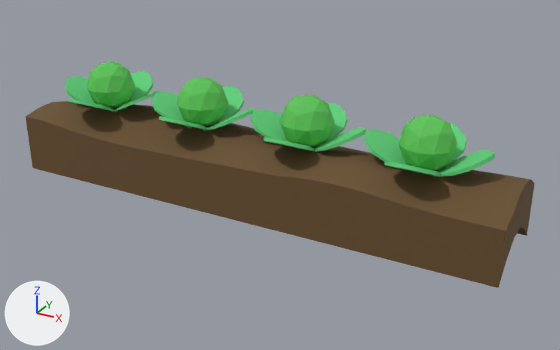
The FBX model Assets/Prefabs/3dModels/lettuce.FBX, before and after one commit.
Both versions are drawn from a camera (50 mm lens) standing at (2.32, -1.62, 1.67) and looking at (0.65, 1.4, 0.16). The lights are fixed; the arrows at lower left show +X, +Y and +Z. Where no turn or scale is listed for an object, it has been applied to the vertices.
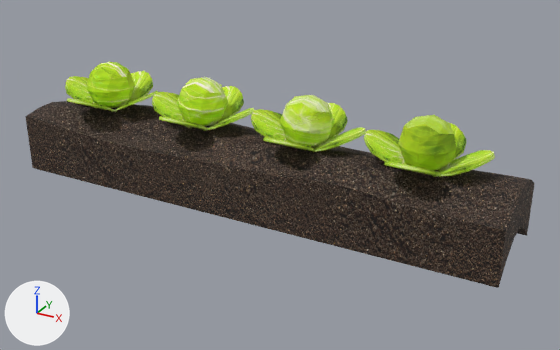
Boxes (x1, y1, x2, y2) around the edits, measured in the pictures (560 x 350 px):
'Box001', recoloured: (25, 101, 535, 288) in both
'GeoSphere003', recoloured: (398, 115, 457, 171) in both
'GeoSphere004', recoloured: (279, 95, 334, 147) in both
'GeoSphere005', recoloured: (177, 77, 228, 126) in both
'GeoSphere006', recoloured: (87, 62, 135, 108) in both
'Box016', recoloured: (364, 130, 407, 165) in both
'Box017', recoloured: (434, 150, 495, 177) in both
'Box020', recoloured: (251, 109, 289, 142) in both
'Box024', recoloured: (152, 92, 192, 128) in both
'Box028', recoloured: (65, 76, 96, 108) in both
'Box021', recoloured: (314, 127, 366, 152) in both
'Box022', recoloured: (218, 86, 244, 122) in both
'Box026', recoloured: (126, 71, 153, 104) in both
'Box018', recoloured: (327, 103, 348, 140) in both
'Box014', recoloured: (448, 122, 466, 161) in both
'Box015', recoloured: (384, 161, 441, 177) in both
'Box025', recoloured: (204, 108, 254, 131) in both
'Box019', recoloured: (263, 137, 314, 152) in both
'Box023', recoloured: (159, 116, 207, 130) in both

Diff of the bpy script that builds the scene:
```diff
--- a/Assets/Prefabs/3dModels/lettuce.FBX.py
+++ b/Assets/Prefabs/3dModels/lettuce.FBX.py
@@ me_mesh_014 @@
 me_mesh_014.from_pydata(...)  # 38 vertices, 72 faces; spans x -0.127..0.127, y -0.127..0.127, z -0.127..0.127
-me_mesh_014.materials.append(mat_material__29)  # green #5dc558
+me_mesh_014.materials.append(mat_07___default)  # picture img_5839570_macro_texture_of_green_lettuce_leaves_jpg
@@ me_mesh_017 @@
 me_mesh_017.from_pydata(...)  # 70 vertices, 68 faces; spans x -0.196..0.122, y -0.113..0.119, z -0.057..0.107
-me_mesh_017.materials.append(mat_material__28)  # green #60d07c
+me_mesh_017.materials.append(mat_07___default)  # picture img_5839570_macro_texture_of_green_lettuce_leaves_jpg
@@ me_mesh_003 @@
 me_mesh_003.from_pydata(...)  # 38 vertices, 72 faces; spans x -0.127..0.127, y -0.127..0.127, z -0.127..0.127
-me_mesh_003.materials.append(mat_material__29)  # green #5dc558
+me_mesh_003.materials.append(mat_07___default)  # picture img_5839570_macro_texture_of_green_lettuce_leaves_jpg
@@ me_mesh_002 @@
 me_mesh_002.from_pydata(...)  # 70 vertices, 68 faces; spans x -0.196..0.122, y -0.113..0.119, z -0.057..0.107
-me_mesh_002.materials.append(mat_material__28)  # green #60d07c
+me_mesh_002.materials.append(mat_07___default)  # picture img_5839570_macro_texture_of_green_lettuce_leaves_jpg
@@ me_mesh_004 @@
 me_mesh_004.from_pydata(...)  # 70 vertices, 68 faces; spans x -0.113..0.119, y -0.122..0.196, z -0.057..0.107
-me_mesh_004.materials.append(mat_material__28)  # green #60d07c
+me_mesh_004.materials.append(mat_07___default)  # picture img_5839570_macro_texture_of_green_lettuce_leaves_jpg
@@ me_mesh_015 @@
 me_mesh_015.from_pydata(...)  # 70 vertices, 68 faces; spans x -0.113..0.119, y -0.122..0.196, z -0.057..0.107
-me_mesh_015.materials.append(mat_material__28)  # green #60d07c
+me_mesh_015.materials.append(mat_07___default)  # picture img_5839570_macro_texture_of_green_lettuce_leaves_jpg
@@ me_mesh_019 @@
 me_mesh_019.from_pydata(...)  # 38 vertices, 72 faces; spans x -0.127..0.127, y -0.127..0.127, z -0.127..0.127
-me_mesh_019.materials.append(mat_material__29)  # green #5dc558
+me_mesh_019.materials.append(mat_07___default)  # picture img_5839570_macro_texture_of_green_lettuce_leaves_jpg
@@ me_mesh_008 @@
 me_mesh_008.from_pydata(...)  # 70 vertices, 68 faces; spans x -0.122..0.196, y -0.119..0.112, z -0.057..0.107
-me_mesh_008.materials.append(mat_material__28)  # green #60d07c
+me_mesh_008.materials.append(mat_07___default)  # picture img_5839570_macro_texture_of_green_lettuce_leaves_jpg
@@ me_mesh_001 @@
 me_mesh_001.from_pydata(...)  # 70 vertices, 68 faces; spans x -0.122..0.196, y -0.119..0.112, z -0.057..0.107
-me_mesh_001.materials.append(mat_material__28)  # green #60d07c
+me_mesh_001.materials.append(mat_07___default)  # picture img_5839570_macro_texture_of_green_lettuce_leaves_jpg
@@ me_mesh @@
 me_mesh.from_pydata(...)  # 70 vertices, 68 faces; spans x -0.119..0.112, y -0.196..0.122, z -0.057..0.107
-me_mesh.materials.append(mat_material__28)  # green #60d07c
+me_mesh.materials.append(mat_07___default)  # picture img_5839570_macro_texture_of_green_lettuce_leaves_jpg
@@ me_mesh_005 @@
 me_mesh_005.from_pydata(...)  # 70 vertices, 68 faces; spans x -0.113..0.119, y -0.122..0.196, z -0.057..0.107
-me_mesh_005.materials.append(mat_material__28)  # green #60d07c
+me_mesh_005.materials.append(mat_07___default)  # picture img_5839570_macro_texture_of_green_lettuce_leaves_jpg
@@ me_mesh_009 @@
 me_mesh_009.from_pydata(...)  # 38 vertices, 72 faces; spans x -0.127..0.127, y -0.127..0.127, z -0.127..0.127
-me_mesh_009.materials.append(mat_material__29)  # green #5dc558
+me_mesh_009.materials.append(mat_07___default)  # picture img_5839570_macro_texture_of_green_lettuce_leaves_jpg
@@ me_mesh_020 @@
 me_mesh_020.from_pydata(...)  # 252 vertices, 250 faces; spans x -1.27..1.27, y -0.25..0.25, z 0.0..0.36
-me_mesh_020.materials.append(mat_material__27)  # brown #694f2e
+me_mesh_020.materials.append(mat_01___default)  # picture img_dirt_jpg
@@ me_mesh_013 @@
 me_mesh_013.from_pydata(...)  # 70 vertices, 68 faces; spans x -0.122..0.196, y -0.119..0.112, z -0.057..0.107
-me_mesh_013.materials.append(mat_material__28)  # green #60d07c
+me_mesh_013.materials.append(mat_07___default)  # picture img_5839570_macro_texture_of_green_lettuce_leaves_jpg
@@ me_mesh_007 @@
 me_mesh_007.from_pydata(...)  # 70 vertices, 68 faces; spans x -0.196..0.122, y -0.113..0.119, z -0.057..0.107
-me_mesh_007.materials.append(mat_material__28)  # green #60d07c
+me_mesh_007.materials.append(mat_07___default)  # picture img_5839570_macro_texture_of_green_lettuce_leaves_jpg
@@ me_mesh_011 @@
 me_mesh_011.from_pydata(...)  # 70 vertices, 68 faces; spans x -0.119..0.112, y -0.196..0.122, z -0.057..0.107
-me_mesh_011.materials.append(mat_material__28)  # green #60d07c
+me_mesh_011.materials.append(mat_07___default)  # picture img_5839570_macro_texture_of_green_lettuce_leaves_jpg
@@ me_mesh_006 @@
 me_mesh_006.from_pydata(...)  # 70 vertices, 68 faces; spans x -0.119..0.112, y -0.196..0.122, z -0.057..0.107
-me_mesh_006.materials.append(mat_material__28)  # green #60d07c
+me_mesh_006.materials.append(mat_07___default)  # picture img_5839570_macro_texture_of_green_lettuce_leaves_jpg
@@ me_mesh_012 @@
 me_mesh_012.from_pydata(...)  # 70 vertices, 68 faces; spans x -0.196..0.122, y -0.113..0.119, z -0.057..0.107
-me_mesh_012.materials.append(mat_material__28)  # green #60d07c
+me_mesh_012.materials.append(mat_07___default)  # picture img_5839570_macro_texture_of_green_lettuce_leaves_jpg
@@ me_mesh_010 @@
 me_mesh_010.from_pydata(...)  # 70 vertices, 68 faces; spans x -0.113..0.119, y -0.122..0.196, z -0.057..0.107
-me_mesh_010.materials.append(mat_material__28)  # green #60d07c
+me_mesh_010.materials.append(mat_07___default)  # picture img_5839570_macro_texture_of_green_lettuce_leaves_jpg
```
